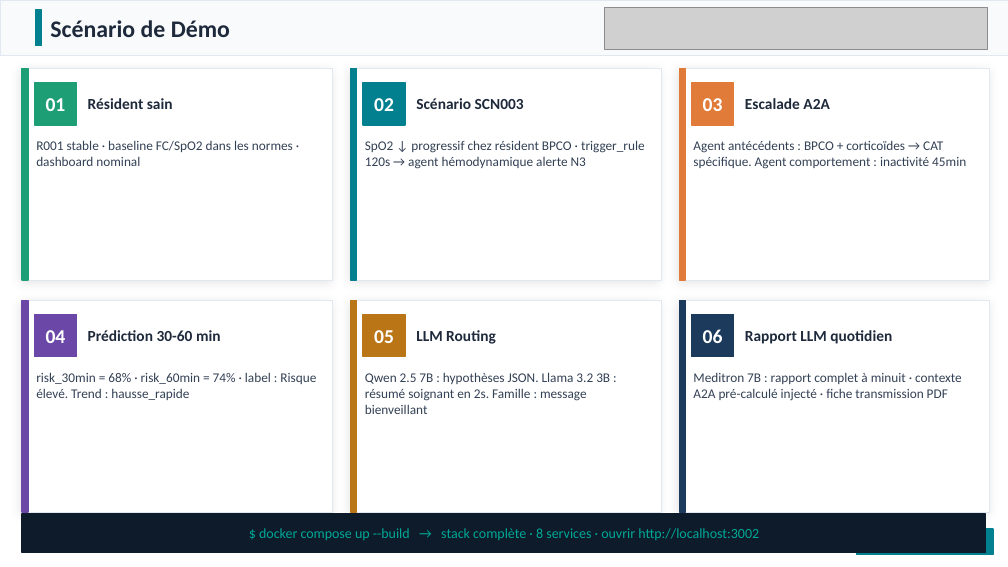
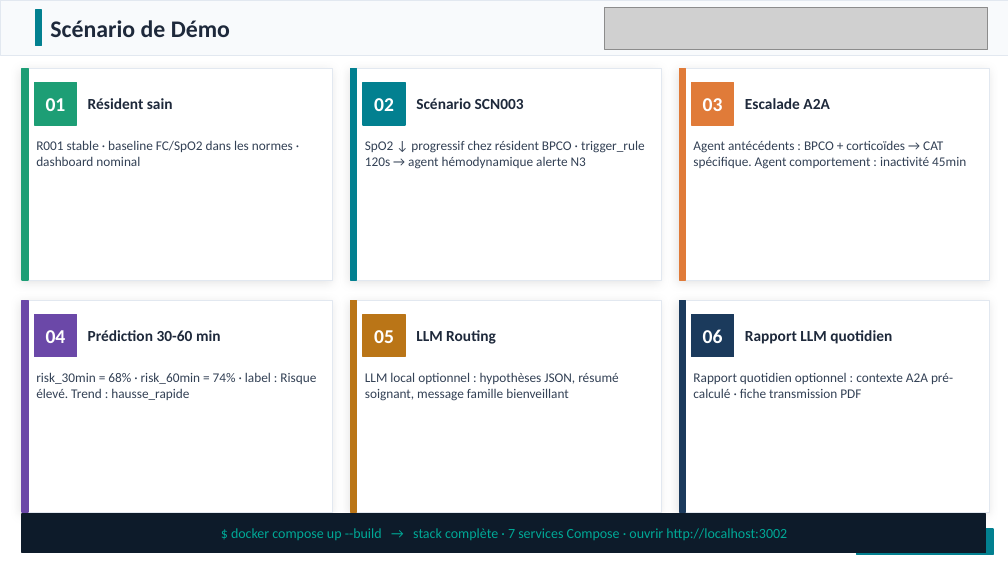
Before and after one commit to Faucourt/epitech_mba2_ehpadMonitor, a slide deck: slide 9 of EHPAD_Monitor.pptx. Drawn at 1008x567 pixels with LibreOffice and Linux fonts; fonts in the diff are those of the drawing; grey boxes stand for pictures. Boxes give left, top, right and bottom in pixels: in the first picture for what was removed or moved away, otherwise in the second. Text is boxed around its words. In the diff, an @@ line names an element or a change of style, - is before the commit and + after.

```diff
--- a/EHPAD_Monitor.pptx
+++ b/EHPAD_Monitor.pptx
@@ text at (365, 372, 618, 401): text changed @@
-Qwen 2.5 7B : hypothèses JSON. Llama 3.2 3B : résumé soignant en 2s. Famille : message bienveillant
+LLM local optionnel : hypothèses JSON, résumé soignant, message famille bienveillant
@@ text at (693, 373, 953, 398): text changed @@
-Meditron 7B : rapport complet à minuit · contexte A2A pré-calculé injecté · fiche transmission PDF
+Rapport quotidien optionnel : contexte A2A pré-calculé · fiche transmission PDF
@@ text at (231, 528, 787, 540): text changed @@
-$ docker compose up --build → stack complète · 8 services · ouvrir http://localhost:3002
+$ docker compose up --build → stack complète · 7 services Compose · ouvrir http://localhost:3002
```
Also in this commit, not shown: 11 other slides changed, 1 slide added, 1 slide removed.
